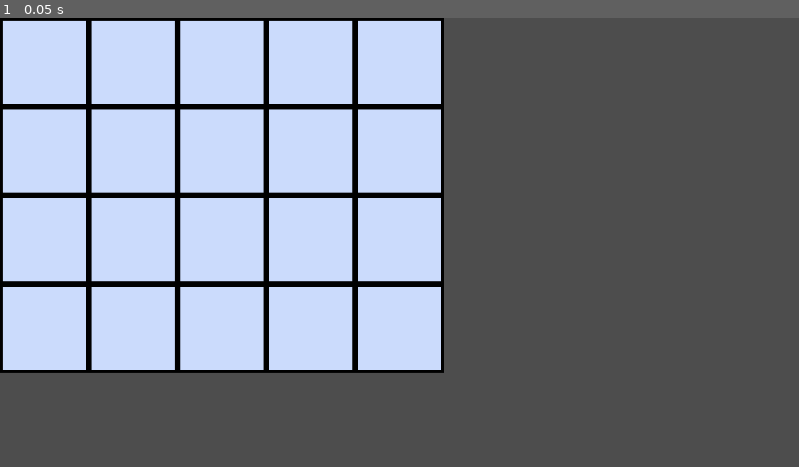
Above: before the commit, frame 1.
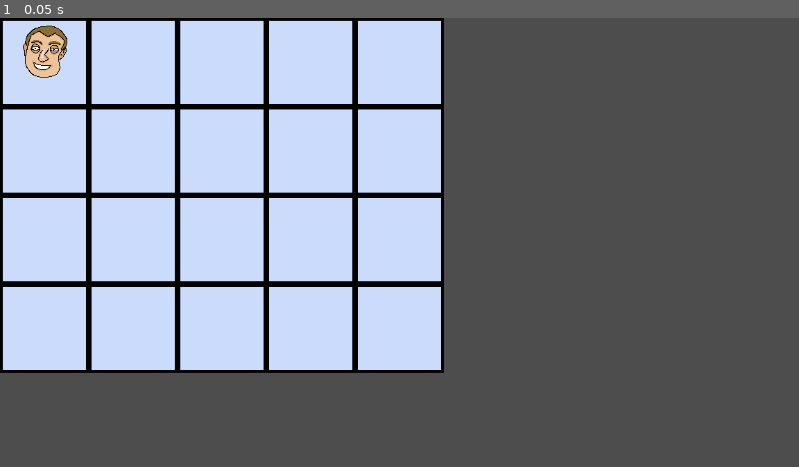
Above: after the commit, the same moment.

Repository: Pyropingouin/Hockey_prototype
Game: Godot game, scene res://scene/game.tscn
Same seed, same stepped clock (60 frames per second), same inputs: the game is played once before the commit and once after it.
Inputs:
- Up to frame 1 (0.05 s): no input

The runs differ from the first frame. In frame 1, 0.5% of the frame differs, in the area x 2-9%, y 1-14%.

Commit message:
Super Cheap movement

Diff:
--- a/HockeyPrototype/scene/game.tscn
+++ b/HockeyPrototype/scene/game.tscn
@@ -1,8 +1,9 @@
-[gd_scene load_steps=7 format=4 uid="uid://dqh2m1tcbosaq"]
+[gd_scene load_steps=8 format=4 uid="uid://dqh2m1tcbosaq"]
 
 [ext_resource type="Texture2D" uid="uid://4w8puleoknd4" path="res://assets/Tile/Tileexterieur.png" id="2_p1ry8"]
 [ext_resource type="Script" uid="uid://sf7hs0wcvmve" path="res://scene/ice_map_layer.gd" id="3_xwcet"]
 [ext_resource type="Texture2D" uid="uid://dn3rgdkaqjwj0" path="res://assets/Tile/TileGlace.png" id="4_qpk70"]
+[ext_resource type="PackedScene" uid="uid://3k4vl80vnul2" path="res://scene/pawn.tscn" id="4_xwcet"]
 
 [sub_resource type="TileSetAtlasSource" id="TileSetAtlasSource_5kiuu"]
 texture = ExtResource("4_qpk70")
@@ -29,3 +30,5 @@
 tile_map_data = PackedByteArray("AAABAAEAAAAAAAAAAAACAAEAAAAAAAAAAAADAAEAAAAAAAAAAAAEAAEAAAAAAAAAAAAEAAIAAAAAAAAAAAAEAA …(240 unchanged characters)…
 tile_set = SubResource("TileSet_dbls1")
 script = ExtResource("3_xwcet")
+
+[node name="Pawn" parent="." instance=ExtResource("4_xwcet")]
--- a/HockeyPrototype/scene/ice_map_layer.gd
+++ b/HockeyPrototype/scene/ice_map_layer.gd
@@ -1,6 +1,9 @@
 extends TileMapLayer
 
 var cell_info: Dictionary = {}
+var current_cell: Vector2i  # position actuelle du pion en coordonnées de grille
+
+@onready var pawn = $"../Pawn"
 
 
 
@@ -14,6 +17,13 @@
 			"blocked": false,
 		}
 
+	# Position de départ du pion (par exemple (0,0))
+	current_cell = Vector2i(0, 0)
+
+	# On place le pion sur cette cellule
+	var local_pos = map_to_local(current_cell)
+	pawn.global_position = to_global(local_pos)
+
 func _process(delta: float) -> void:
 	var mouse_local = to_local(get_global_mouse_position())
 	var cell = local_to_map(mouse_local)
@@ -21,3 +31,34 @@
 	if cell_info.has(cell):
 		var data = cell_info[cell]
 		print("Cell", cell, "type:", data["type"], "cost:", data["cost"])
+
+
+func _unhandled_input(event: InputEvent) -> void:
+	if event is InputEventMouseButton \
+		and event.button_index == MOUSE_BUTTON_LEFT \
+		and event.pressed:
+
+		# Position de la souris → position locale dans le TileMapLayer
+		var mouse_local = to_local(event.position)
+		# Position locale → coordonnée de cellule
+		var target_cell = local_to_map(mouse_local)
+
+		# On vérifie si la cellule existe dans la grille
+		if not cell_info.has(target_cell):
+			return
+
+		# Vérifier si la case est adjacente
+		if _is_adjacent(current_cell, target_cell):
+			_move_pawn_to(target_cell)
+
+
+func _is_adjacent(a: Vector2i, b: Vector2i) -> bool:
+	var delta = b - a
+	# Différence de 1 sur un axe, 0 sur l'autre → pas de diagonale
+	return abs(delta.x) + abs(delta.y) == 1
+
+
+func _move_pawn_to(cell: Vector2i) -> void:
+	current_cell = cell
+	var local_pos = map_to_local(cell)
+	pawn.global_position = to_global(local_pos)
--- /dev/null
+++ b/HockeyPrototype/scene/pawn.tscn
@@ -0,0 +1,12 @@
+[gd_scene load_steps=2 format=3 uid="uid://3k4vl80vnul2"]
+
+[ext_resource type="Texture2D" uid="uid://de8t1ppjbq6l1" path="res://assets/Bubble_head/JohnSmith_BubbleHead.png" id="1_nr8uf"]
+
+[node name="Pawn" type="CharacterBody2D"]
+
+[node name="Sprite2D" type="Sprite2D" parent="."]
+texture_filter = 1
+scale = Vector2(0.5, 0.5)
+texture = ExtResource("1_nr8uf")
+
+[node name="CollisionShape2D" type="CollisionShape2D" parent="."]
Binary file added: HockeyPrototype/assets/Bubble_head/CarloMonferato_BubbleHead.png
Not shown, added: HockeyPrototype/assets/Bubble_head/CarloMonferato_BubbleHead.png.import
Binary file added: HockeyPrototype/assets/Bubble_head/DanDemers_BubbleaHead.png
Not shown, added: HockeyPrototype/assets/Bubble_head/DanDemers_BubbleaHead.png.import
Binary file added: HockeyPrototype/assets/Bubble_head/DougDog_BubbleHead.png
Not shown, added: HockeyPrototype/assets/Bubble_head/DougDog_BubbleHead.png.import
Binary file added: HockeyPrototype/assets/Bubble_head/GarenGaspacini_BubbleHead.png
Not shown, added: HockeyPrototype/assets/Bubble_head/GarenGaspacini_BubbleHead.png.import
Binary file added: HockeyPrototype/assets/Bubble_head/GordonMickey_BubbleHead.png
Not shown, added: HockeyPrototype/assets/Bubble_head/GordonMickey_BubbleHead.png.import
Binary file added: HockeyPrototype/assets/Bubble_head/JSP_BubbleHead.png
Not shown, added: HockeyPrototype/assets/Bubble_head/JSP_BubbleHead.png.import
(and 8 more such lines)
